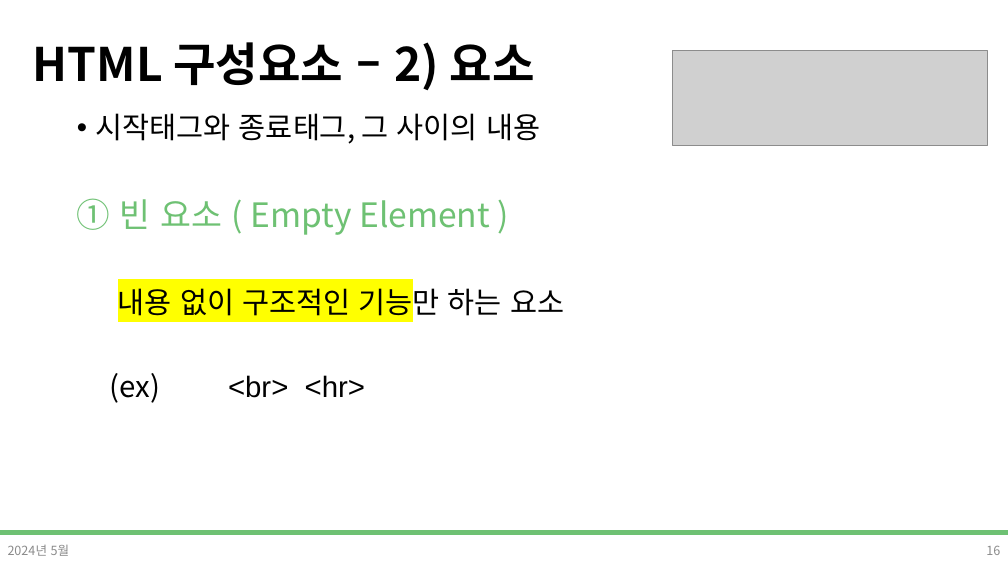
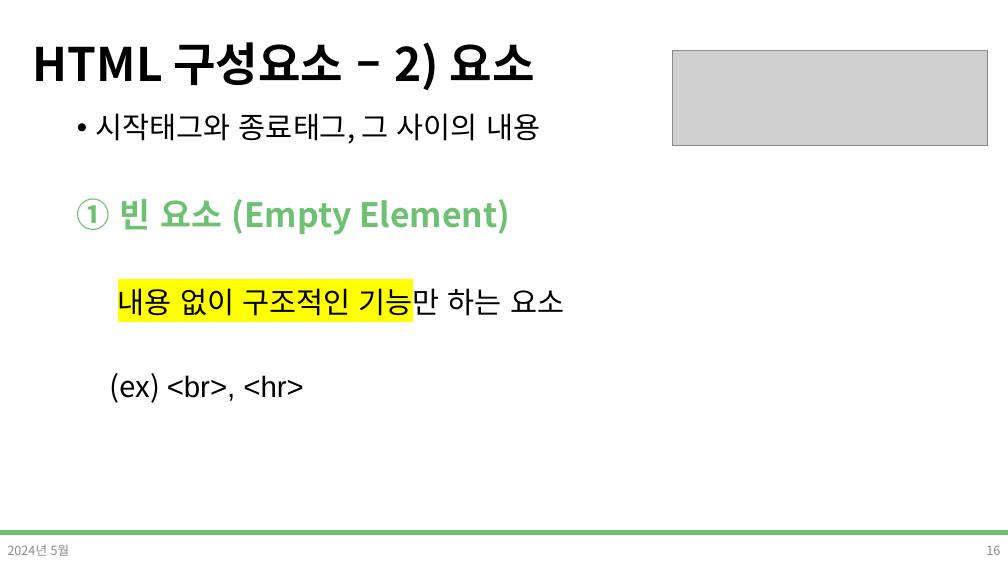
Before and after one commit to DevDamon0527/SeSAC_Yeongdeungpo_Campus_6th, a slide deck: slide 16 of material/[SeSAC_YDP_6] 02_HTML.pptx. Drawn at 1008x567 pixels with LibreOffice and Linux fonts; fonts in the diff are those of the drawing; grey boxes stand for pictures; background and template pictures are left out. Boxes give left, top, right and bottom in pixels: in the first picture for what was removed or moved away, otherwise in the second. Text is boxed around its words. In the diff, an @@ line names an element or a change of style, - is before the commit and + after.

Commit message:
HTML ppt 수정 (실습)

```diff
--- a/material/[SeSAC_YDP_6] 02_HTML.pptx
+++ b/material/[SeSAC_YDP_6] 02_HTML.pptx
@@ text at (77, 198, 510, 235): text changed; bold on @@
-① 빈 요소 ( Empty Element )
+① 빈 요소 (Empty Element)
@@ text at (110, 373, 303, 403): text changed @@
-(ex) <br> <hr>
+(ex) <br>, <hr>
```
Also in this commit, not shown: 37 other slides changed, 4 slides added, 3 slides removed.
